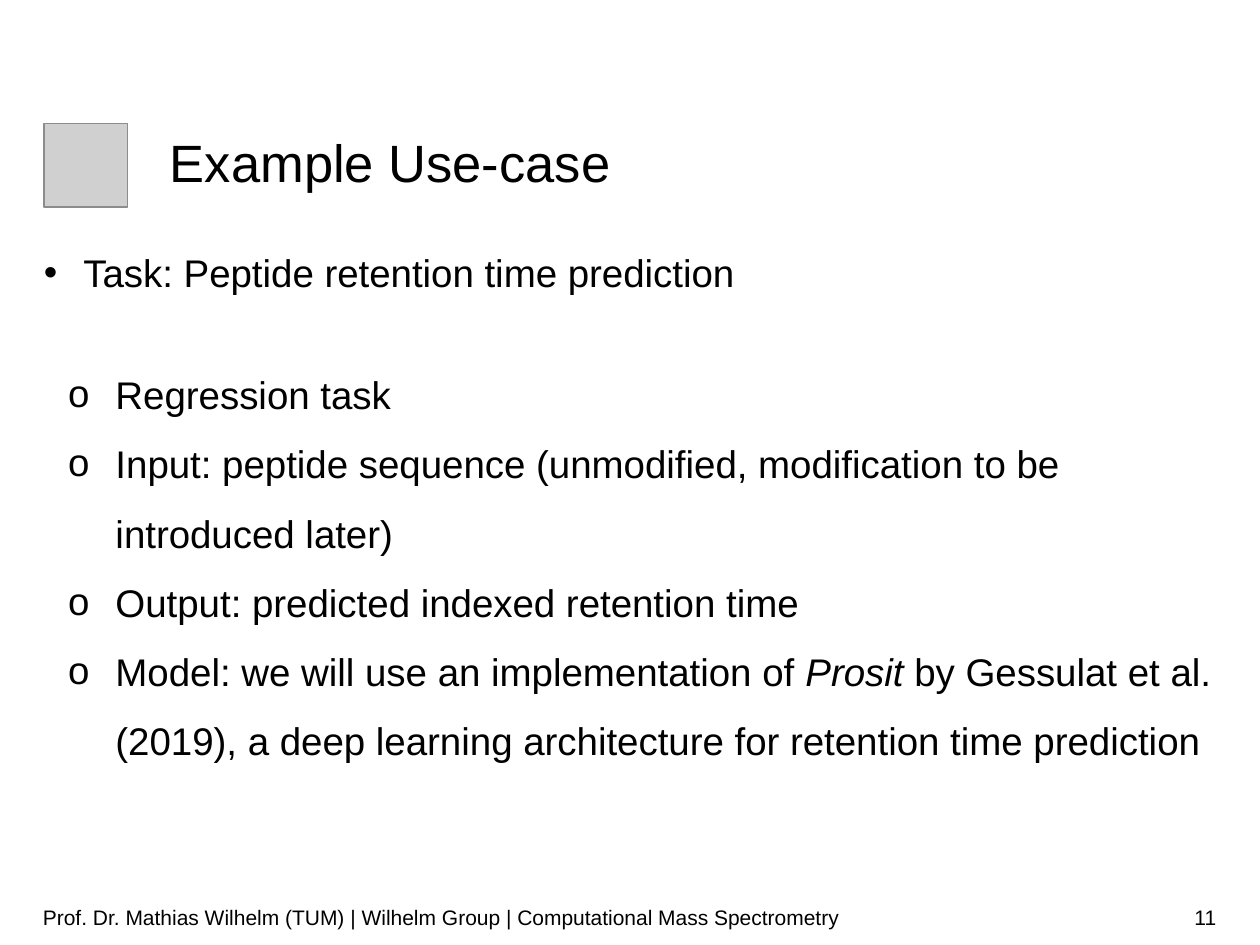
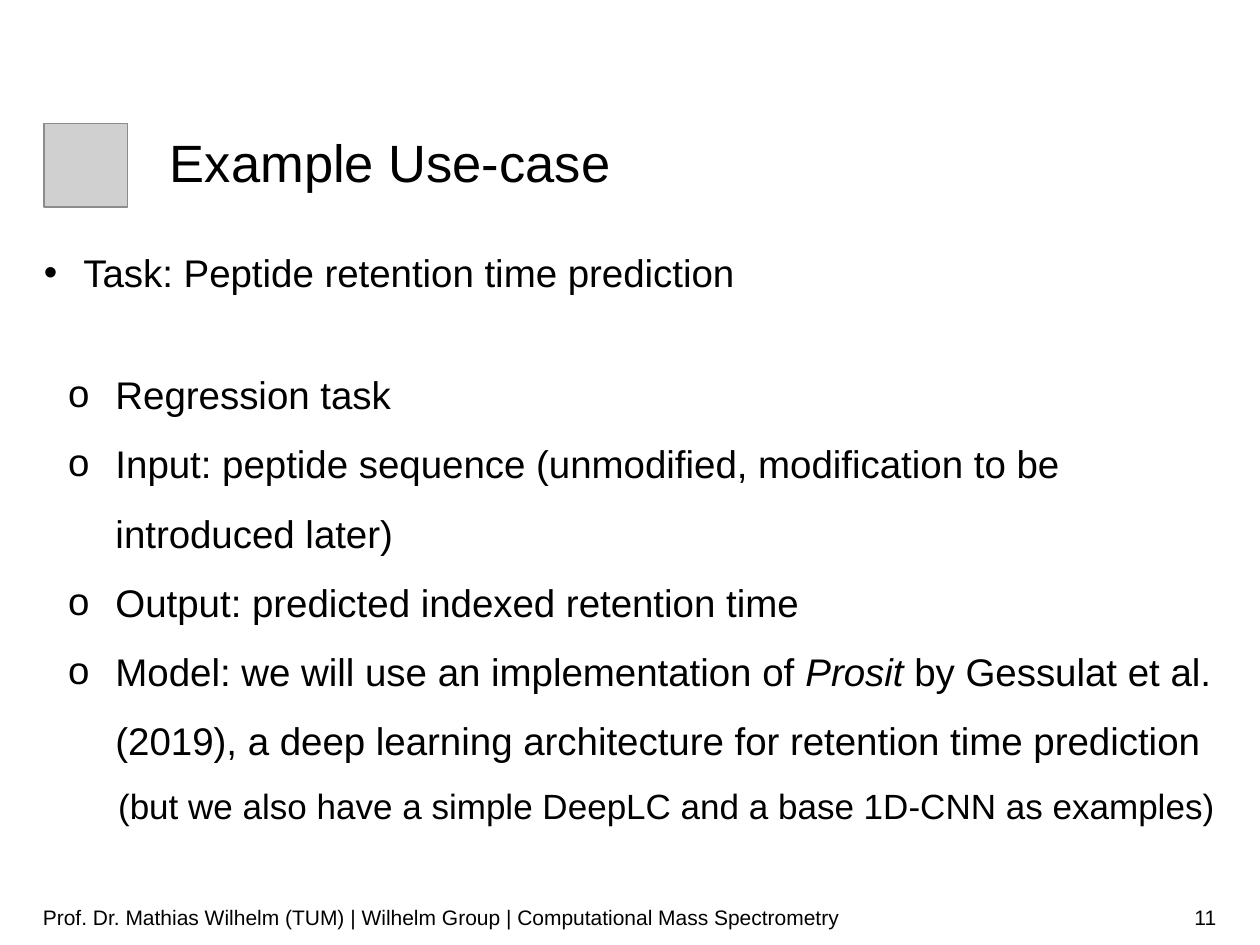
Before and after one commit to wilhelm-lab/dlomix-resources, a slide deck: slide 11 of 01_Intro_Slides_SummerSchool_Sep21.pptx. Drawn at 1260x945 pixels with LibreOffice and Linux fonts; fonts in the diff are those of the drawing; grey boxes stand for pictures; background and template pictures are left out. Boxes give left, top, right and bottom in pixels: in the first picture for what was removed or moved away, otherwise in the second. Text is boxed around its words. In the diff, an @@ line names an element or a change of style, - is before the commit and + after.

```diff
--- a/01_Intro_Slides_SummerSchool_Sep21.pptx
+++ b/01_Intro_Slides_SummerSchool_Sep21.pptx
@@ text at [118, 793, 1215, 826]: paragraph added @@
+      (but we also have a simple DeepLC and a base 1D-CNN as examples)
```
Also in this commit, not shown: 9 other slides changed.
